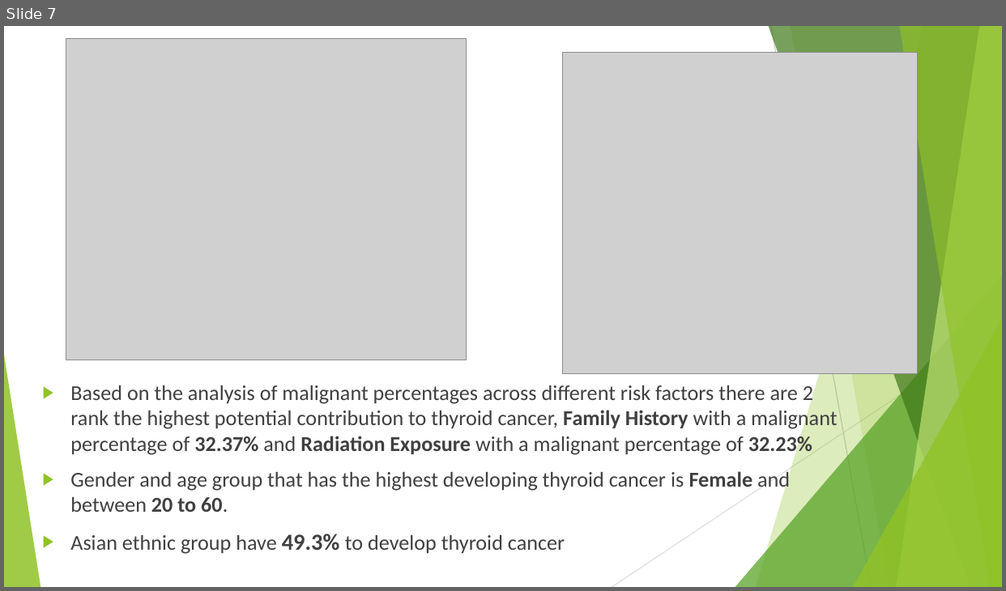
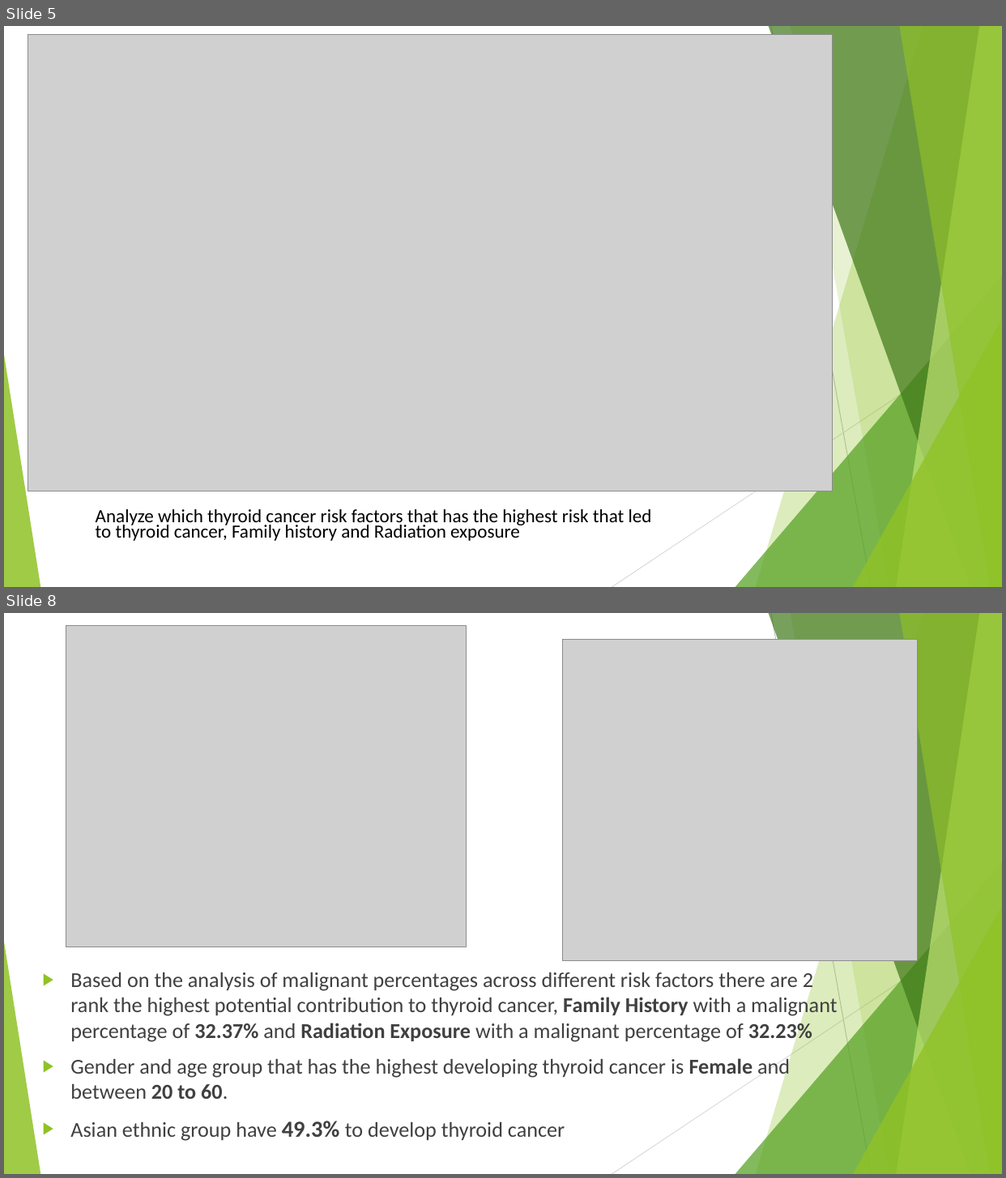
Before and after one commit to susielee1/Capstone-Project-Thyroid-Cancer, a slide deck: Capstone Project-Thyroid Cancer Powerpoint.pptx. Shown one above the other, each under a label of ours: slide 7 before the commit, slides 5 and 8 after it; the slides between them are not shown. The pictures are 1006x591 and 1006x1178 pixels, drawn with LibreOffice and Linux fonts; fonts in the diff are those of the drawing; grey boxes stand for pictures. Boxes give left, top, right and bottom in pixels: in the first picture for what was removed or moved away, otherwise in the second. Text is boxed around its words. In the diff, an @@ line names an element or a change of style, - is before the commit and + after.

```diff
--- a/Capstone Project-Thyroid Cancer Powerpoint.pptx
+++ b/Capstone Project-Thyroid Cancer Powerpoint.pptx
@@ slide 5 added at box(4, 26, 1002, 587), background #FFFFFF; not listed: 10 template elements that a slide beside it also shows @@
@@ picture added at box(28, 35, 832, 492) @@
@@ text added at box(96, 510, 652, 541), 18 pt, text #000000 @@
+Analyze which thyroid cancer risk factors that has the highest risk that led to thyroid cancer, Family history and Radiation exposure
@@ what was slide 7 is now slide 8 @@
```
Also in this commit, not shown: 5 slides changed, 2 other slides added, 2 slides removed.
